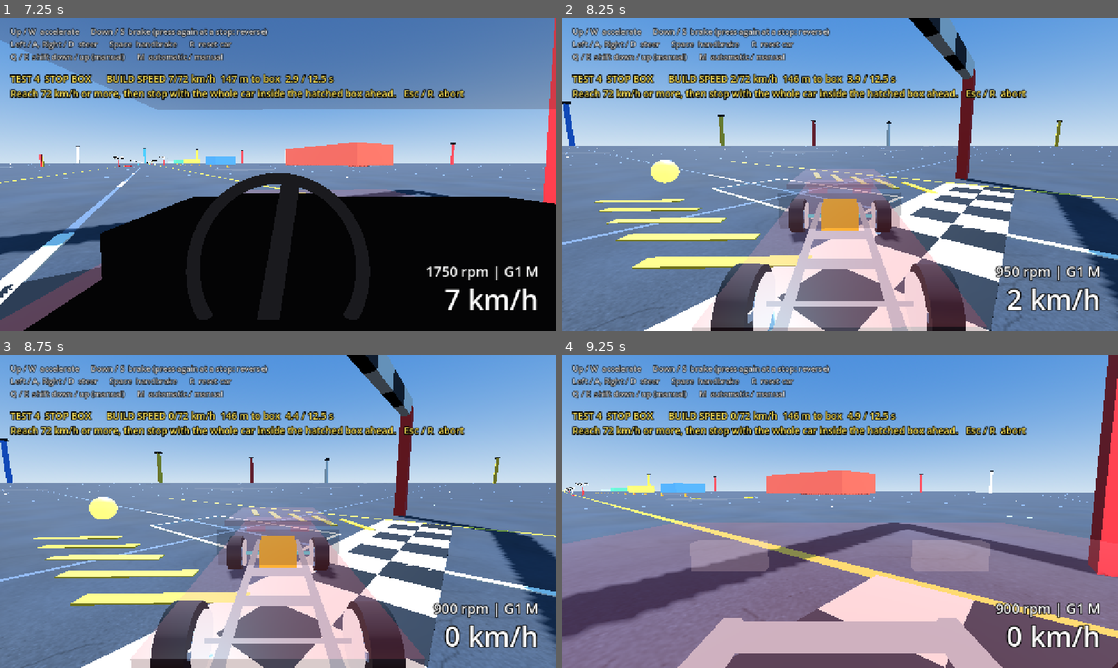
Above: before the commit, frames 1-4 (two rows, left to right).
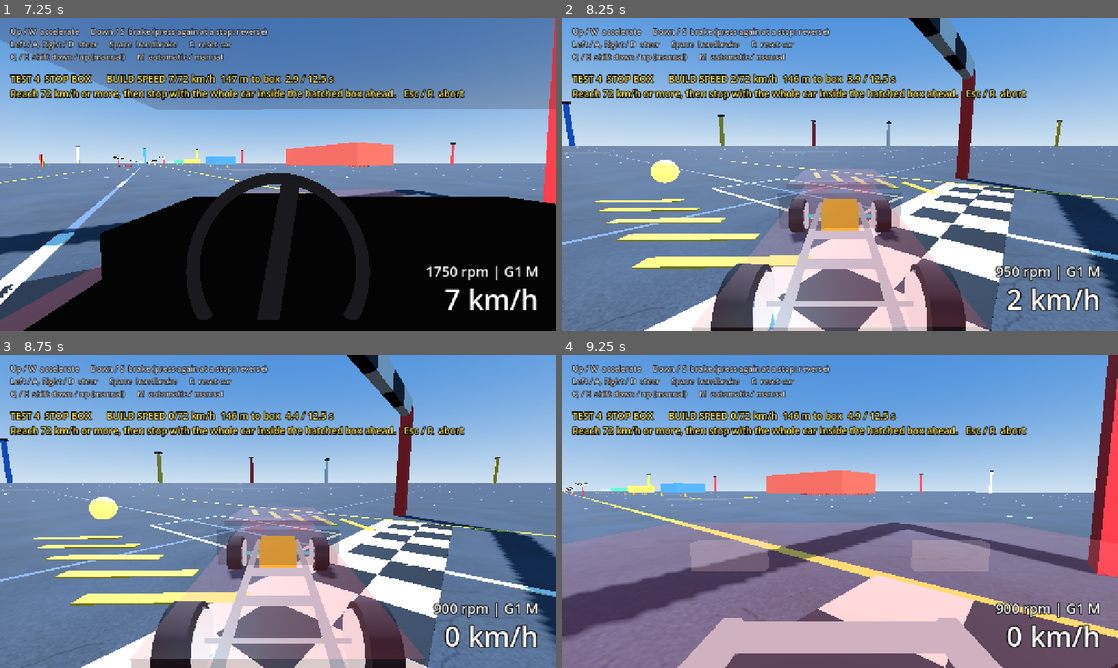
Above: after the commit, the same moments.

Repository: kokosro/factory-driver
Game: Godot game, scene res://scenes/main.tscn
The game is run twice, just before and just after one commit, with the same random seed, the same clock (stepped at 60 frames per second) and the same inputs.
Inputs:
- Up to frame 1 (7.25 s): tap Enter at 0.5 s; hold Up (accelerate) 0.53-2.03 s; tap C (camera_cycle) at 0.6 s; tap B (look_back) at 1.35 s; hold Left (steer_left) 2.03-3.53 s; tap 1 (test_1) at 2.1 s; tap R (reset_car) at 2.75, 3.5, 4.25 s; tap 2 (test_2) at 2.85 s; hold Down (brake) 3.53-4.28 s; tap 3 (test_3) at 3.6 s; hold Right (steer_right) 4.28-5.03 s; tap 4 (test_4) at 4.35 s; hold Up (accelerate) 5.03-5.78 s; tap 5 (test_5) at 5.1 s; hold Right (steer_right) from 5.78 s (still down); tap M (toggle_gearbox) at 5.85 s; tap X (xray_view) at 6.6 s
- Up to frame 2 (8.25 s): tap C (camera_cycle) at 7.35 s; release Right (steer_right) at 8.03 s; hold Down (brake) from 8.03 s (still down); hold B (look_back) from 8.03 s (still down)
- Up to frame 3 (8.75 s): keep holding Down (brake); keep holding B (look_back)
- Up to frame 4 (9.25 s): release Down (brake) at 8.78 s; release B (look_back) at 8.78 s; hold Left (steer_left) from 8.78 s (still down); tap 1 (test_1) at 8.85 s

Frame 1 is identical in both runs. In frame 2, less than 0.1% of the frame differs, in the area x 26-72%, y 60-98%; in frame 3, less than 0.1%, in the area x 27-73%, y 58-99%; in frame 4, less than 0.1%.

Commit message:
Drivetrain: wheels drawn at their real axle speeds (front_omega / rear_omega), the HUD tach documented as the engine's own speed

Diff:
--- a/scripts/car.gd
+++ b/scripts/car.gd
@@ -1862,11 +1862,13 @@
 
 ## Cosmetic motion: wheel spin, front wheel steering and body roll / pitch.
 func _update_visuals(delta: float) -> void:
-	# Each axle turns at road speed plus its slip: driven wheels visibly spin
-	# up when they break traction, handbraked rears stand still.
-	var rolling := forward_speed / WHEEL_RADIUS
-	var front_spin := clampf(rolling * (1.0 + front_slip_ratio * signf(forward_speed)), -MAX_WHEEL_SPIN, MAX_WHEEL_SPIN)
-	var rear_spin := clampf(rolling * (1.0 + rear_slip_ratio * signf(forward_speed)) * (1.0 - _handbrake_amount), -MAX_WHEEL_SPIN, MAX_WHEEL_SPIN)
+	# Each axle is drawn turning at its real wheel speed (front_omega,
+	# rear_omega): driven wheels that break traction visibly outrun the road,
+	# braked ones lag it, handbraked rears stand still.
+	# was road speed x (1 + slip ratio), the handbrake faded in by hand -> the
+	# wheel speed states themselves; nothing to reconstruct any more.
+	var front_spin := clampf(front_omega, -MAX_WHEEL_SPIN, MAX_WHEEL_SPIN)
+	var rear_spin := clampf(rear_omega, -MAX_WHEEL_SPIN, MAX_WHEEL_SPIN)
 	for i in _wheel_spinners.size():
 		# Rolling towards -Z is a negative rotation about +X.
 		_wheel_spinners[i].rotate_x(-(front_spin if i < 2 else rear_spin) * delta)
--- a/scripts/hud.gd
+++ b/scripts/hud.gd
@@ -27,7 +27,9 @@
 	var gear_name := "R" if reversing else ("N" if car.gear == 0 else "G%d" % car.gear)
 	if not car.automatic:
 		gear_name += " M"
-	# Rounded to 50 rpm so the readout does not flicker.
+	# The engine's own speed (ArcadeCar.engine_omega, as rpm): it free-revs,
+	# flares on a slipping clutch and bounces off the limiter, whatever the road
+	# speed does. Rounded to 50 rpm so the readout does not flicker.
 	_rpm_label.text = "%d rpm | %s" % [roundi(car.engine_rpm / 50.0) * 50, gear_name]
 	var near_redline := car.engine_rpm >= ArcadeCar.SHIFT_LIGHT_RPM
 	_rpm_label.add_theme_color_override("font_color", TACH_REDLINE_COLOR if near_redline else TACH_COLOR)
